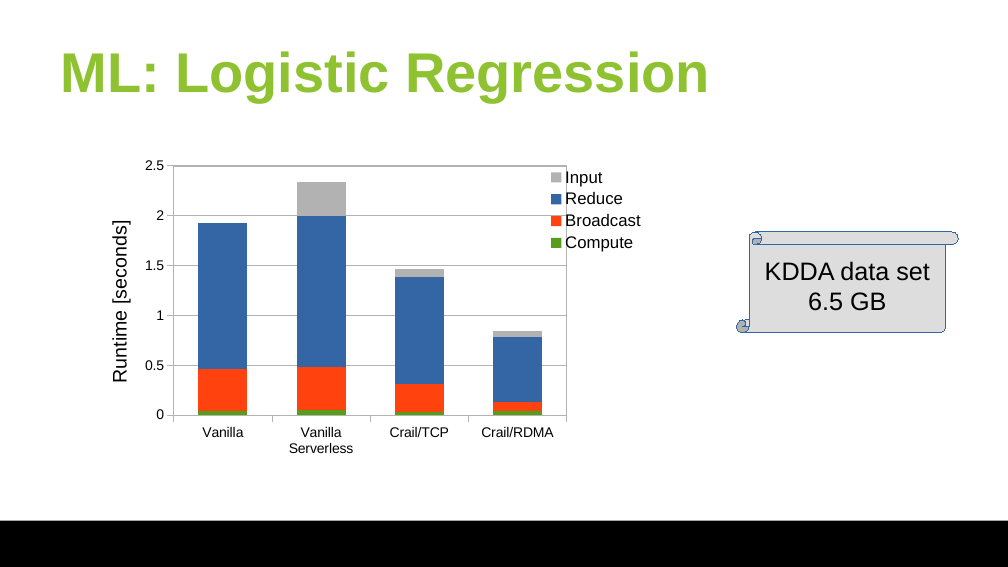
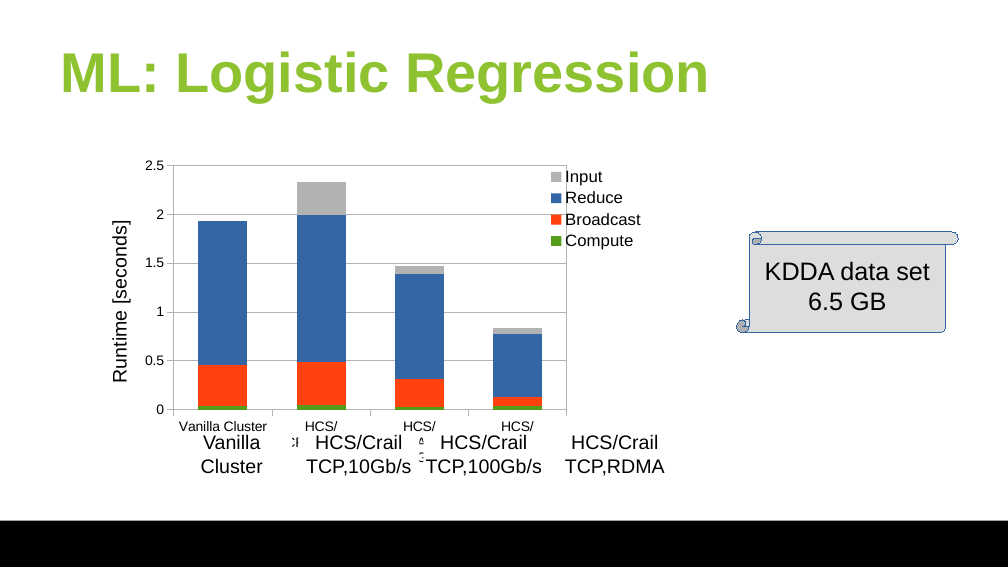
Before and after one commit to huangyibo/spark-summit-18, a slide deck: slide 39 of slides/spark-summit-18.odp. Drawn at 1008x567 pixels with LibreOffice and Linux fonts; fonts in the diff are those of the drawing; background and template pictures are left out. Boxes give left, top, right and bottom in pixels: in the first picture for what was removed or moved away, otherwise in the second. Text is boxed around its words. In the diff, an @@ line names an element or a change of style, - is before the commit and + after.

```diff
--- a/slides/spark-summit-18.odp
+++ b/slides/spark-summit-18.odp
@@ column stacked chart at (x1=134, y1=152, x2=686, y2=463) @@
-categories: Vanilla, Vanilla Serverless, Crail/TCP, Crail/RDMA
+categories: Vanilla Cluster, HCS/CRAIL/TCP, HCS/CRAIL/100Gb/s, HCS/CRAIL/RDMA
@@ text added at (x1=201, y1=434, x2=263, y2=474), 14 pt, text #000000 @@
+Vanilla
+Cluster
@@ rectangle added at (x1=298, y1=433, x2=419, y2=474), fill #FFFFFF, 14 pt, text #000000 @@
+HCS/Crail
+TCP,10Gb/s
@@ rectangle added at (x1=423, y1=433, x2=544, y2=474), fill #FFFFFF, 14 pt, text #000000 @@
+HCS/Crail
+TCP,100Gb/s
@@ text added at (x1=565, y1=434, x2=665, y2=476), 14 pt, text #000000 @@
+HCS/Crail
+TCP,RDMA
```
Also in this commit, not shown: 8 other slides changed, 1 other file.
